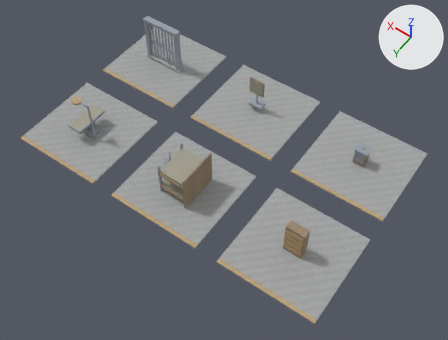
The glTF model development/levels/primitive-props-v1/site-kits/level_blockout_kit_prison_p02.glb as it was, and as the next commit left it.
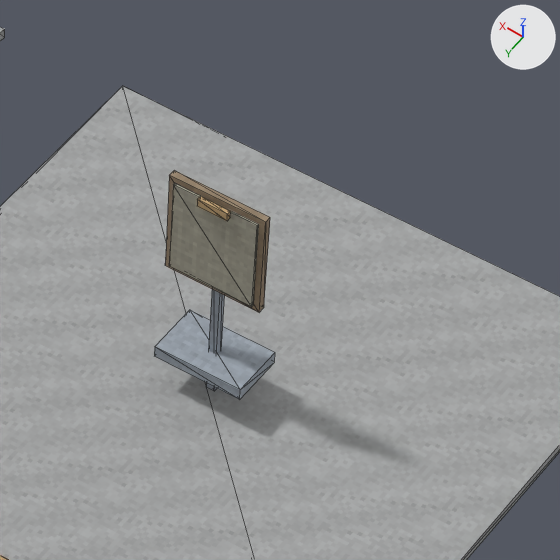
Each version is shown whole from a 50 mm camera at (-13.49, 18.68, 27.18) aimed at (-1.15, 1.41, 0.05), then close up on the part from 50% to 69% of the width and 15% to 39% of the height. Arrows for +X, +Y and +Z are at upper right; the lights stay in place. The first two pictures are the older version. The close-ups show mesh edges as thin lines. Vertices at exactly the same position are counted once.

Script lines for the objects in view, before the commit:
```python
me_beckenburg_penitentiary_map_kit_contact_room = bpy.data.meshes.new('Beckenburg Penitentiary map-kit contact room')
me_beckenburg_penitentiary_map_kit_contact_room.from_pydata(...)  # 670 vertices, 1044 faces; spans x -9.8..9.8, y -6.3..6.3, z -0.1..3.0
# faces by material slot: [84, 180, 72, 444, 60, 12, 192]
me_beckenburg_penitentiary_map_kit_contact_room.materials.append(mat_blockout_stone)
me_beckenburg_penitentiary_map_kit_contact_room.materials.append(mat_blockout_accent)
me_beckenburg_penitentiary_map_kit_contact_room.materials.append(mat_blockout_wood)
me_beckenburg_penitentiary_map_kit_contact_room.materials.append(mat_blockout_metal)
me_beckenburg_penitentiary_map_kit_contact_room.materials.append(mat_blockout_canvas)
me_beckenburg_penitentiary_map_kit_contact_room.materials.append(mat_blockout_industrial)
me_beckenburg_penitentiary_map_kit_contact_room.materials.append(mat_blockout_dark)
ob_level_blockout_kit_prison_p02 = bpy.data.objects.new('level_blockout_kit_prison_p02', me_beckenburg_penitentiary_map_kit_contact_room)
ob_level_blockout_kit_prison_p02.location = (0.0, 0.0, 0.0)
```
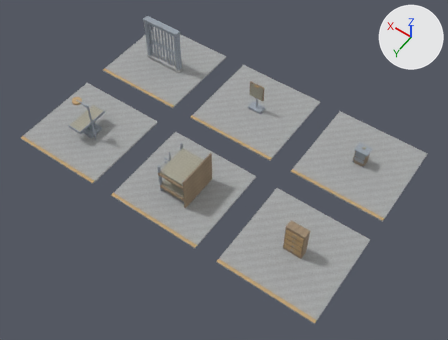
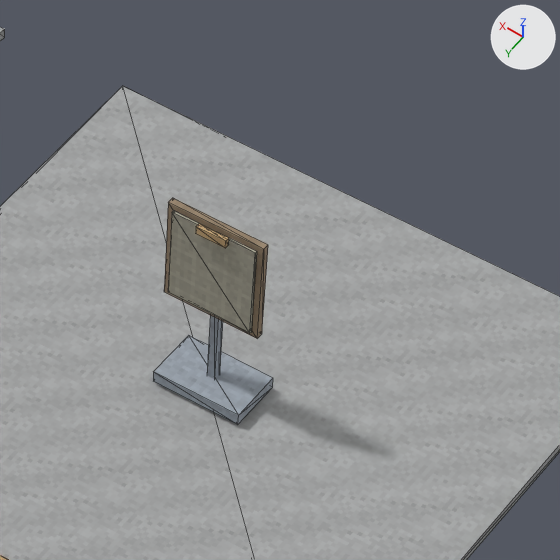
Boxes [x1, y1, x2, y2] around the edits, measured in the close-ups (560 x 560 px; the box of a moved part takes in the faces that stretch with it):
part 1 of me_beckenburg_penitentiary_map_kit_contact_room, moved or reshaped: before [197, 196, 231, 221]; after [196, 223, 229, 248]
part 2 of me_beckenburg_penitentiary_map_kit_contact_room, moved or reshaped: before [165, 170, 270, 312]; after [164, 198, 268, 339]
part 3 of me_beckenburg_penitentiary_map_kit_contact_room, moved or reshaped: before [206, 289, 225, 391]; after [207, 315, 223, 379]
part 4 of me_beckenburg_penitentiary_map_kit_contact_room, moved or reshaped: before [154, 310, 275, 400]; after [153, 335, 273, 425]
part 5 of me_beckenburg_penitentiary_map_kit_contact_room, moved or reshaped: before [169, 183, 259, 307]; after [168, 210, 257, 333]

Edits to the bpy script that builds the scene:
```text
Change me_beckenburg_penitentiary_map_kit_contact_room:
    where me_beckenburg_penitentiary_map_kit_contact_room.from_pydata(...)  # 670 vertices, 1044 faces; spans x -9.8..9.8, y -6.3..6.3, z -0.1..3.0
    used by ob_level_blockout_kit_prison_p02; location = (0.0, 0.0, 0.0)
    me_beckenburg_penitentiary_map_kit_contact_room part 1: the loose piece of 8 vertices spanning x -0.2..0.2, y -3.4, z 2.2..2.3 is moved by (0.0, 0.0, -0.3)
    me_beckenburg_penitentiary_map_kit_contact_room part 2: the loose piece of 8 vertices spanning x -0.5..0.5, y -3.5, z 1.3..2.3 is moved by (0.0, 0.0, -0.3)
    me_beckenburg_penitentiary_map_kit_contact_room part 3: the loose piece of 8 vertices spanning x 0.0, y -3.6..-3.5, z 0.0..1.8 is moved by (0.0, 0.0, 0.1)
    me_beckenburg_penitentiary_map_kit_contact_room part 4: the loose piece of 8 vertices spanning x -0.4..0.4, y -3.8..-3.3, z 0.3..0.5 is moved by (0.0, 0.0, -0.3)
    me_beckenburg_penitentiary_map_kit_contact_room part 5: the loose piece of 8 vertices spanning x -0.4..0.4, y -3.5..-3.4, z 1.3..2.3 is moved by (0.0, 0.0, -0.3)
```
